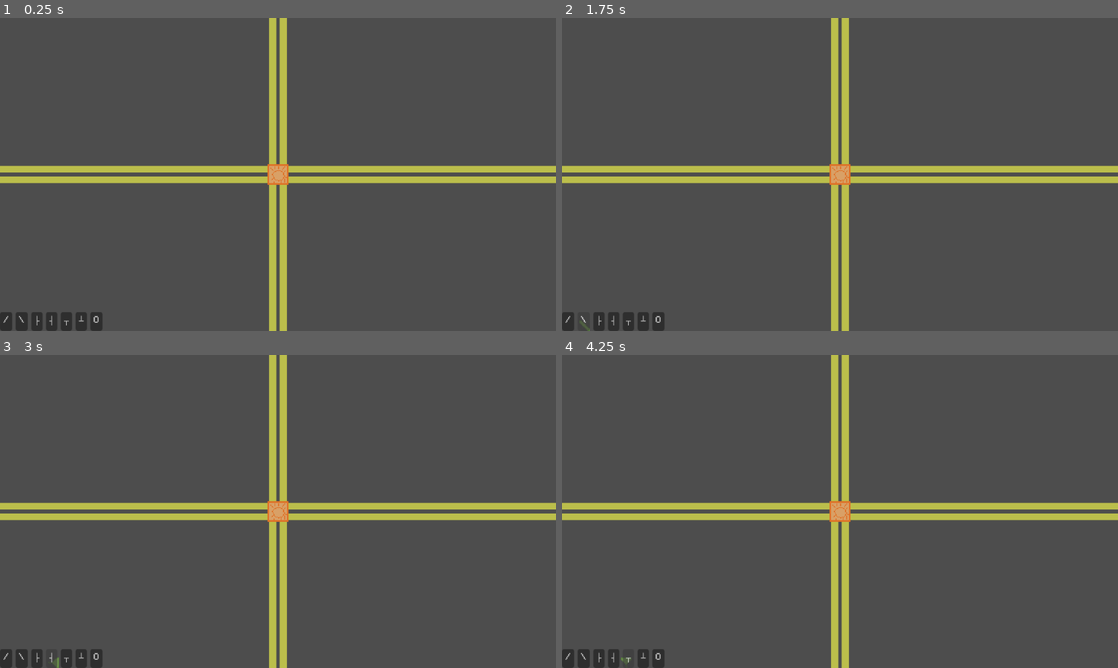
Above: before the commit, frames 1-4 (two rows, left to right).
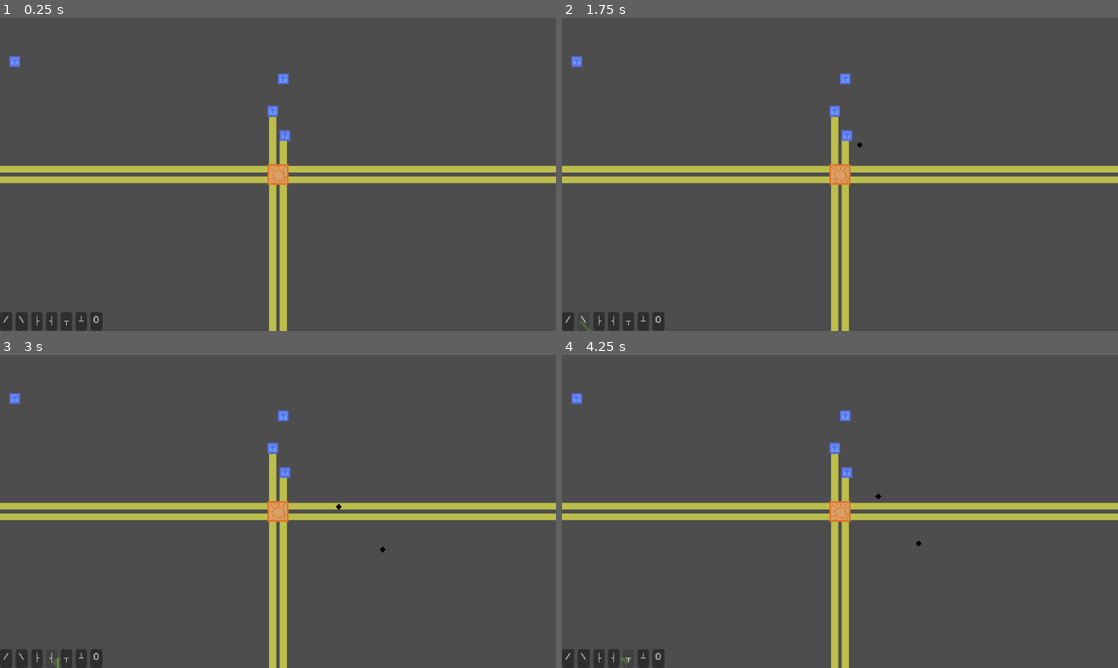
Above: after the commit, the same moments.

Repository: TrueHopolok/gj_solarnight
Game: Godot game, scene res://scenes/builder/builder_test.tscn
Two runs of this game, one before a commit and one after it. Both use one fixed random seed, a clock stepped at 60 frames per second and the inputs below. This scene is started directly instead of the project's main scene.
Inputs:
- Up to frame 1 (0.25 s): no input
- Up to frame 2 (1.75 s): click "/" at 0.5 s; click "\" at 1.25 s
- Up to frame 3 (3 s): click "├" at 2 s; click "┤" at 2.75 s
- Up to frame 4 (4.25 s): click "┬" at 3.5 s

The runs differ from the first frame. In frame 1, 1.1% of the frame differs, in the area x 1-53%, y 0-40%; in frame 2, 1.1%; in frame 3, 1.1%, in the area x 1-70%, y 0-64%; in frame 4, 1.1%.

Commit message:
feature: canon

Diff:
--- a/project.godot
+++ b/project.godot
@@ -88,9 +88,10 @@
 [layer_names]
 
 2d_physics/layer_1="Building"
-2d_physics/layer_2="LightCollider"
+2d_physics/layer_2="Light Collider"
 2d_physics/layer_3="Enemy"
-2d_physics/layer_4="EnemyShield"
+2d_physics/layer_4="Enemy Shield"
+2d_physics/layer_5="Tower Projectile"
 
 [rendering]
 
--- a/scenes/builder/builder_test.tscn
+++ b/scenes/builder/builder_test.tscn
@@ -10,8 +10,10 @@
 [ext_resource type="PackedScene" uid="uid://dmgorvreasa72" path="res://scenes/building/mirror/splitter_b.tscn" id="6_ifhcp"]
 [ext_resource type="PackedScene" uid="uid://bt740y4ks0po" path="res://scenes/building/mirror/splitter_t.tscn" id="7_1qxg1"]
 [ext_resource type="PackedScene" uid="uid://cy3oha0ardfa8" path="res://scenes/building/lightbulb/lightbulb.tscn" id="8_fwtt1"]
+[ext_resource type="PackedScene" uid="uid://ddv7ul50cfopu" path="res://scenes/building/tower/canon.tscn" id="11_rocfi"]
+[ext_resource type="PackedScene" uid="uid://c6m2t0msh8u8e" path="res://scenes/enemy/enemy_type/enemy_fodder.tscn" id="12_c3rwh"]
 
-[node name="BuilderTest" type="Node2D" unique_id=1599685715]
+[node name="BuilderTest" type="Node2D" unique_id=1599685715 groups=["main_game_scene"]]
 script = ExtResource("1_cyu0q")
 
 [node name="Builder" type="Node2D" parent="." unique_id=1636076812]
@@ -66,3 +68,42 @@
 [node name="ButtonLightbulb" type="Button" parent="CanvasLayer/ScrollContainer/HBoxContainer" unique_id=2128935399]
 layout_mode = 2
 text = "O"
+
+[node name="Canon" parent="." unique_id=1512153694 instance=ExtResource("11_rocfi")]
+position = Vector2(-6.0000076, -73)
+
+[node name="Canon2" parent="." unique_id=1897481567 instance=ExtResource("11_rocfi")]
+position = Vector2(8, -45)
+
+[node name="Canon4" parent="." unique_id=753039175 instance=ExtResource("11_rocfi")]
+position = Vector2(-303, -130)
+
+[node name="Canon3" parent="." unique_id=1040262217 instance=ExtResource("11_rocfi")]
+position = Vector2(6, -110)
+
+[node name="Enemy" parent="." unique_id=840357590 instance=ExtResource("12_c3rwh")]
+position = Vector2(301, 153)
+
+[node name="Enemy2" parent="." unique_id=729938245 instance=ExtResource("12_c3rwh")]
+position = Vector2(429, 130)
+
+[node name="Enemy3" parent="." unique_id=10014967 instance=ExtResource("12_c3rwh")]
+position = Vector2(394, 257)
+
+[node name="Enemy4" parent="." unique_id=790029279 instance=ExtResource("12_c3rwh")]
+position = Vector2(397, 209)
+
+[node name="Enemy5" parent="." unique_id=581030612 instance=ExtResource("12_c3rwh")]
+position = Vector2(373, 174)
+
+[node name="Enemy6" parent="." unique_id=351442646 instance=ExtResource("12_c3rwh")]
+position = Vector2(253, 197)
+
+[node name="Enemy7" parent="." unique_id=1449921778 instance=ExtResource("12_c3rwh")]
+position = Vector2(233, 110)
+
+[node name="Enemy8" parent="." unique_id=1401887763 instance=ExtResource("12_c3rwh")]
+position = Vector2(381, 96)
+
+[node name="Enemy9" parent="." unique_id=699151498 instance=ExtResource("12_c3rwh")]
+position = Vector2(225, 141)
--- /dev/null
+++ b/scenes/building/tower/canon.tscn
@@ -0,0 +1,25 @@
+[gd_scene format=3 uid="uid://ddv7ul50cfopu"]
+
+[ext_resource type="Texture2D" uid="uid://373jjfq7kqxb" path="res://assets/temperary/tileset.png" id="1_4fx22"]
+[ext_resource type="Script" uid="uid://x2ibpwgflc7o" path="res://scenes/building/tower/tower.gd" id="2_d30og"]
+[ext_resource type="PackedScene" uid="uid://c4l6t3fwm1jr7" path="res://scenes/building/tower/canonball.tscn" id="2_nb2ud"]
+
+[sub_resource type="AtlasTexture" id="AtlasTexture_d30og"]
+atlas = ExtResource("1_4fx22")
+region = Rect2(24, 0, 12, 12)
+
+[sub_resource type="RectangleShape2D" id="RectangleShape2D_nb2ud"]
+size = Vector2(12, 12)
+
+[node name="Canon" type="StaticBody2D" unique_id=1512153694 groups=["light_sensitive", "player_built"]]
+collision_layer = 3
+collision_mask = 0
+script = ExtResource("2_d30og")
+reload_time = 1.5
+projectile = ExtResource("2_nb2ud")
+
+[node name="Sprite2D" type="Sprite2D" parent="." unique_id=244333039]
+texture = SubResource("AtlasTexture_d30og")
+
+[node name="CollisionShape2D" type="CollisionShape2D" parent="." unique_id=519917457]
+shape = SubResource("RectangleShape2D_nb2ud")
--- /dev/null
+++ b/scenes/building/tower/canonball.gd
@@ -0,0 +1,30 @@
+extends AnimatableBody2D
+
+
+const DAMAGE: int = 3
+const SPEED: float = 100.0
+
+
+var target: Node2D = null
+
+
+func _physics_process(delta: float) -> void:
+	if not is_instance_valid(target):
+		target = Tower.pick_target(global_position)
+
+	if not is_instance_valid(target):
+		queue_free()
+		return
+
+	var dir := global_position.direction_to(target.global_position)
+
+	var collision := move_and_collide(dir * SPEED * delta)
+	if collision == null:
+		return
+
+	var obj: Node2D = collision.get_collider()
+	if obj.has_method("damage") and obj.has_method("is_dead") and not obj.is_dead():
+		obj.damage(DAMAGE)
+		queue_free()
+	else:
+		add_collision_exception_with(obj)
--- /dev/null
+++ b/scenes/building/tower/canonball.tscn
@@ -0,0 +1,23 @@
+[gd_scene format=3 uid="uid://c4l6t3fwm1jr7"]
+
+[ext_resource type="Script" uid="uid://dfdv6tsoryctg" path="res://scenes/building/tower/canonball.gd" id="1_tkpb4"]
+[ext_resource type="Texture2D" uid="uid://373jjfq7kqxb" path="res://assets/temperary/tileset.png" id="2_75dkc"]
+
+[sub_resource type="AtlasTexture" id="AtlasTexture_1blpo"]
+atlas = ExtResource("2_75dkc")
+region = Rect2(75, 3, 6, 6)
+
+[sub_resource type="CircleShape2D" id="CircleShape2D_8upw4"]
+radius = 3.0
+
+[node name="Canonball" type="AnimatableBody2D" unique_id=843264937]
+collision_layer = 16
+collision_mask = 12
+sync_to_physics = false
+script = ExtResource("1_tkpb4")
+
+[node name="Sprite2D" type="Sprite2D" parent="." unique_id=1162244677]
+texture = SubResource("AtlasTexture_1blpo")
+
+[node name="CollisionShape2D" type="CollisionShape2D" parent="." unique_id=351978198]
+shape = SubResource("CircleShape2D_8upw4")
--- /dev/null
+++ b/scenes/building/tower/tower.gd
@@ -0,0 +1,71 @@
+class_name Tower
+extends Node2D
+
+
+const SUN_MULTIPLIER: float = 1.5
+
+@export var reload_time: float = 3.0
+@export var projectile: PackedScene
+
+
+var _reload_left: float
+var _energry: bool = false
+var _under_sun: bool = false
+
+
+func _ready() -> void:
+	_reload_left = randf_range(reload_time, reload_time * 2)
+
+
+func _physics_process(delta: float) -> void:
+	if not _energry:
+		return
+
+	if _under_sun:
+		_reload_left -= delta * 1.5
+	else:
+		_reload_left -= delta
+
+	if _reload_left <= 0:
+		shoot()
+
+
+static func pick_target(pos: Vector2) -> Node2D:
+	var tree: SceneTree = Engine.get_main_loop()
+	var enemies: Array[Node] = tree.get_nodes_in_group(&"enemy")
+	if enemies.is_empty():
+		return null
+
+	var closest: Node2D = null
+	var best_dist := INF
+
+	for enemy: Node2D in enemies:
+		if enemy.has_method(&"is_dead") and enemy.is_dead():
+			continue
+		var dist := enemy.global_position.distance_squared_to(pos)
+		if dist < best_dist:
+			closest = enemy
+			best_dist = dist
+
+	return closest
+
+
+func shoot() -> void:
+	var target: Node2D = pick_target(global_position)
+	if target == null:
+		return
+
+	_reload_left = reload_time
+
+	var inst := projectile.instantiate()
+	get_parent().add_child(inst)
+	inst.set(&"global_transform", global_transform)
+	inst.set(&"target", target)
+
+
+func set_sun_state(v: bool) -> void:
+	_under_sun = v
+
+
+func set_light_state(v: bool) -> void:
+	_energry = v
Binary file changed: assets/temperary/tileset.png
Not shown, added: scenes/building/tower/canonball.gd.uid
Not shown, added: scenes/building/tower/tower.gd.uid
